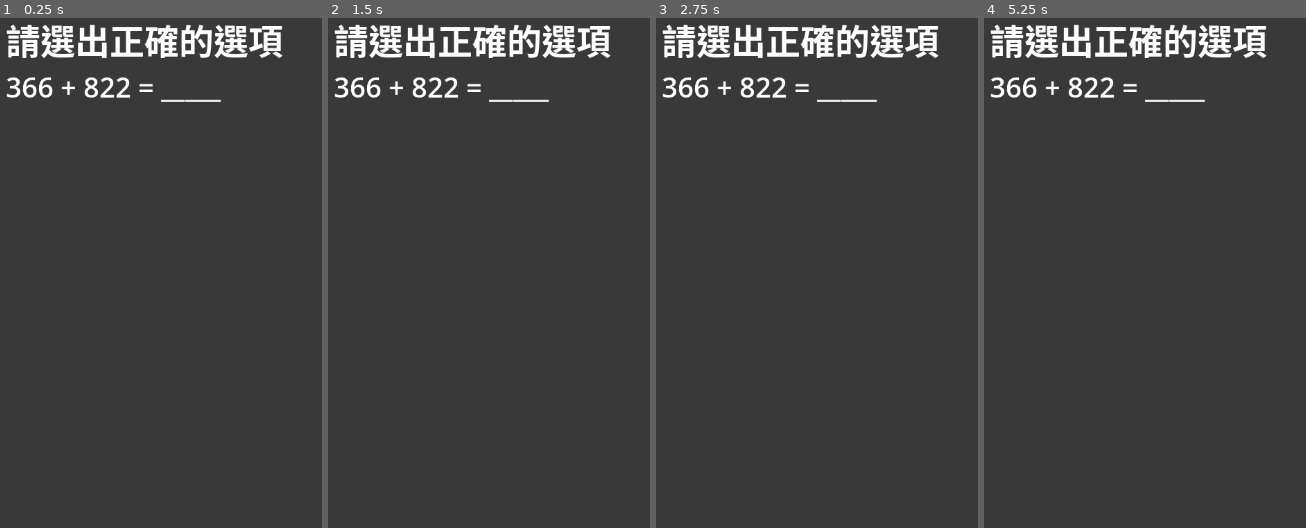
Above: before the commit, frames 1-4 (left to right).
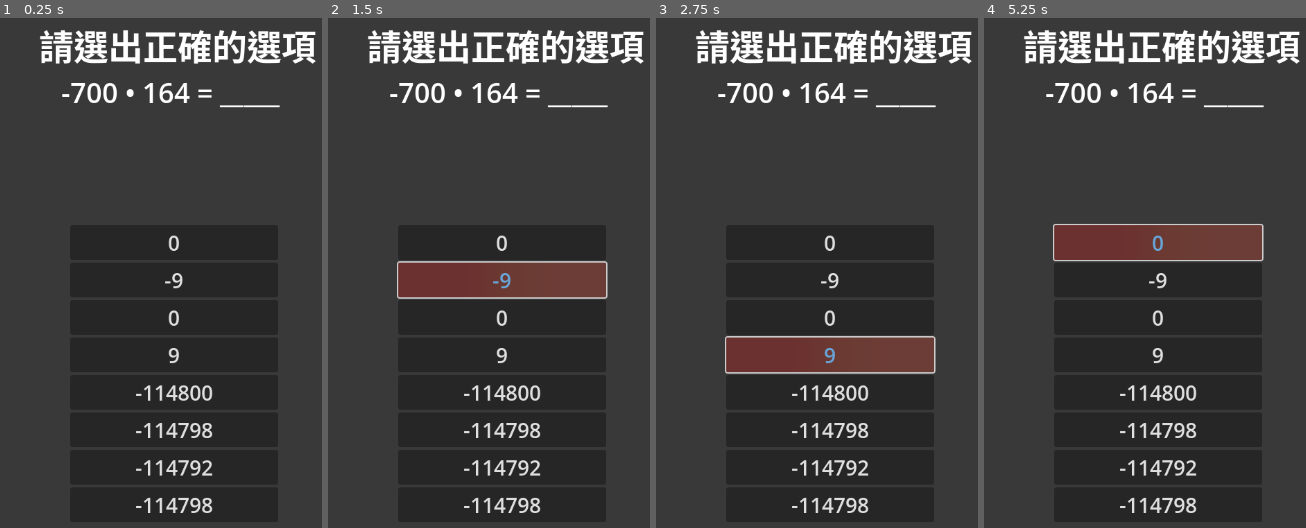
Above: after the commit, the same moments.

Repository: mtmattqq/ArithmeticPractice
Game: Godot game, scene res://app.tscn
The game is run twice, just before and just after one commit, with the same random seed, the same clock (stepped at 60 frames per second) and the same inputs.
Inputs (mouse positions are in pixels of both pictures, inside the frame that each line leads up to):
- Up to frame 1 (0.25 s): no input
- Up to frame 2 (1.5 s): click (501, 242) at 0.5 s, where only the run after the commit has a clickable "0"; click (501, 278) at 1.25 s, where only the run after the commit has a clickable "-9"
- Up to frame 3 (2.75 s): click (829, 354) at 2 s, where only the run after the commit has a clickable "9"
- Up to frame 4 (5.25 s): click (1157, 390) at 2.75 s, where only the run after the commit has a clickable "-114800"; click (1157, 431) at 3.5 s, where only the run after the commit has a clickable "-114798"; click (1157, 466) at 4.25 s, where only the run after the commit has a clickable "-114792"; click (1157, 242) at 5 s, where only the run after the commit has a clickable "0"

The runs differ from the first frame. In frame 1, 7.2% of the frame differs, in the area x 1-99%, y 1-98%; in frame 2, 12%; in frame 3, 12%; in frame 4, 12%.

Commit message:
feat: create buttons after the question generated

Diff:
--- /dev/null
+++ b/answer_button.gd
@@ -0,0 +1,15 @@
+extends Control
+
+
+# Called when the node enters the scene tree for the first time.
+func _ready() -> void:
+	pass # Replace with function body.
+
+
+# Called every frame. 'delta' is the elapsed time since the previous frame.
+func _process(delta: float) -> void:
+	pass
+
+func set_text(text):
+	var button = get_node("Button")
+	button.text = str(text)
--- /dev/null
+++ b/answer_button.tscn
@@ -0,0 +1,58 @@
+[gd_scene load_steps=7 format=3 uid="uid://btbh12qa7igjc"]
+
+[ext_resource type="Script" path="res://answer_button.gd" id="1_3h5jv"]
+
+[sub_resource type="Curve" id="Curve_515ge"]
+_data = [Vector2(0.630573, 0.859864), 0.0, 0.0, 0, 0, Vector2(0.889597, 0.869206), 0.0, 0.0, 0, 0]
+point_count = 2
+
+[sub_resource type="Curve" id="Curve_sdtum"]
+_data = [Vector2(0.280255, 0.574919), 0.0, 0.0, 0, 0, Vector2(0.641189, 0.701042), 0.0, 0.0, 0, 0]
+point_count = 2
+
+[sub_resource type="Curve" id="Curve_oj5ee"]
+_data = [Vector2(0.250531, 0.733741), 0.0, 0.0, 0, 0, Vector2(0.93206, 0.843514), 0.0, 0.0, 0, 0]
+point_count = 2
+
+[sub_resource type="CurveXYZTexture" id="CurveXYZTexture_hrab8"]
+curve_x = SubResource("Curve_515ge")
+curve_y = SubResource("Curve_sdtum")
+curve_z = SubResource("Curve_oj5ee")
+
+[sub_resource type="StyleBoxTexture" id="StyleBoxTexture_2p05j"]
+texture = SubResource("CurveXYZTexture_hrab8")
+modulate_color = Color(0.48973, 0.33517, 0.254779, 1)
+
+[node name="AnswerButton" type="Control"]
+custom_minimum_size = Vector2(130, 50)
+layout_mode = 3
+anchors_preset = 8
+anchor_left = 0.5
+anchor_top = 0.5
+anchor_right = 0.5
+anchor_bottom = 0.5
+offset_left = -65.0
+offset_top = -25.0
+offset_right = 65.0
+offset_bottom = 25.0
+grow_horizontal = 2
+grow_vertical = 2
+script = ExtResource("1_3h5jv")
+
+[node name="Button" type="Button" parent="."]
+custom_minimum_size = Vector2(300, 30)
+layout_mode = 1
+anchors_preset = 8
+anchor_left = 0.5
+anchor_top = 0.5
+anchor_right = 0.5
+anchor_bottom = 0.5
+offset_left = -65.0
+offset_top = -15.0
+offset_right = 65.0
+offset_bottom = 15.0
+grow_horizontal = 2
+grow_vertical = 2
+theme_override_colors/font_hover_color = Color(0.407464, 0.652269, 0.851724, 1)
+theme_override_font_sizes/font_size = 30
+theme_override_styles/hover = SubResource("StyleBoxTexture_2p05j")
--- a/app.gd
+++ b/app.gd
@@ -9,20 +9,39 @@
 var answer = 0
 # Called every frame. 'delta' is the elapsed time since the previous frame.
 func _process(delta: float) -> void:
-	var question = self.get_node('./VBoxContainer/Question')
+	var question = self.get_node('./VBoxContainer/Control2/Question')
 	if question.text == '':
-		var x = rng.randi_range(-1000, 1000)
-		var y = rng.randi_range(0, 1000)
-		var op = rng.randi_range(0, 4)
-		if op == 0:
-			question.text = '%d + %d = _____' % [x, y]
-			answer = x + y
-		elif op == 1:
-			question.text = '%d - %d = _____' % [x, y]
-			answer = x - y
-		elif op == 2:
-			question.text = '%d • %d = _____' % [x, y]
-			answer = x * y
-		elif op == 3:
-			question.text = '%d ÷ %d = _____' % [x, y]
-			answer = x / y
+		createQuestion(question)
+		generateAnswer()
+
+func createQuestion(question):
+	var x = rng.randi_range(-1000, 1000)
+	var y = rng.randi_range(0, 1000)
+	var op = rng.randi_range(0, 4)
+	if op == 0:
+		question.text = '%d + %d = _____' % [x, y]
+		answer = x + y
+	elif op == 1:
+		question.text = '%d - %d = _____' % [x, y]
+		answer = x - y
+	elif op == 2:
+		question.text = '%d • %d = _____' % [x, y]
+		answer = x * y
+	elif op == 3:
+		question.text = '%d ÷ %d = _____' % [x, y]
+		answer = x / (y + 0.0)
+
+func generateAnswer():
+	var answers = [answer]
+	for i in range(3):
+		var new_answer = answer + rng.randi_range(-10, 10)
+		answers.append(new_answer)
+	var button_pck = preload("res://answer_button.tscn")
+	var vbox = get_node("Answers")
+	for ans in answers:
+		var button = button_pck.instantiate()
+		vbox.add_child(button)
+		var anss = get_node('./Answers')
+		button = anss.get_child(anss.get_child_count() - 1)
+		button.set_text(ans)
+	answers = []
--- a/app.tscn
+++ b/app.tscn
@@ -12,17 +12,50 @@
 script = ExtResource("1_1pumu")
 
 [node name="VBoxContainer" type="VBoxContainer" parent="."]
-layout_mode = 0
-offset_left = 82.0
-offset_top = 211.0
-offset_right = 569.0
-offset_bottom = 1064.0
+layout_mode = 1
+offset_left = 86.0
+offset_top = 292.0
+offset_right = 573.0
+offset_bottom = 566.0
 
-[node name="Hint" type="Label" parent="VBoxContainer"]
+[node name="Control" type="Control" parent="VBoxContainer"]
 layout_mode = 2
+
+[node name="Hint" type="Label" parent="VBoxContainer/Control"]
+layout_mode = 1
+anchors_preset = 7
+anchor_left = 0.5
+anchor_top = 1.0
+anchor_right = 0.5
+anchor_bottom = 1.0
+offset_left = -200.0
+offset_top = -70.0
+offset_right = 200.0
+grow_horizontal = 2
+grow_vertical = 0
 theme_override_font_sizes/font_size = 50
 text = "請選出正確的選項"
 
-[node name="Question" type="Label" parent="VBoxContainer"]
+[node name="Control2" type="Control" parent="VBoxContainer"]
 layout_mode = 2
+
+[node name="Question" type="Label" parent="VBoxContainer/Control2"]
+layout_mode = 1
+offset_left = 76.0
+offset_right = 487.0
+offset_bottom = 55.0
 theme_override_font_sizes/font_size = 40
+
+[node name="Answers" type="VBoxContainer" parent="."]
+layout_mode = 1
+anchors_preset = 8
+anchor_left = 0.5
+anchor_top = 0.5
+anchor_right = 0.5
+anchor_bottom = 0.5
+offset_left = -196.0
+offset_top = 5.0
+offset_right = 197.52
+offset_bottom = 300.632
+grow_horizontal = 2
+grow_vertical = 2
